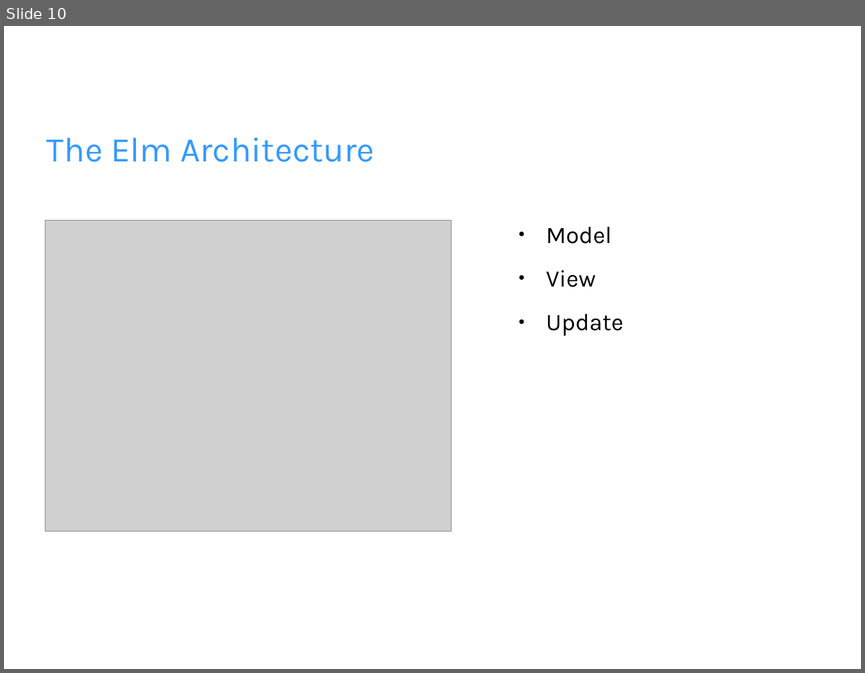
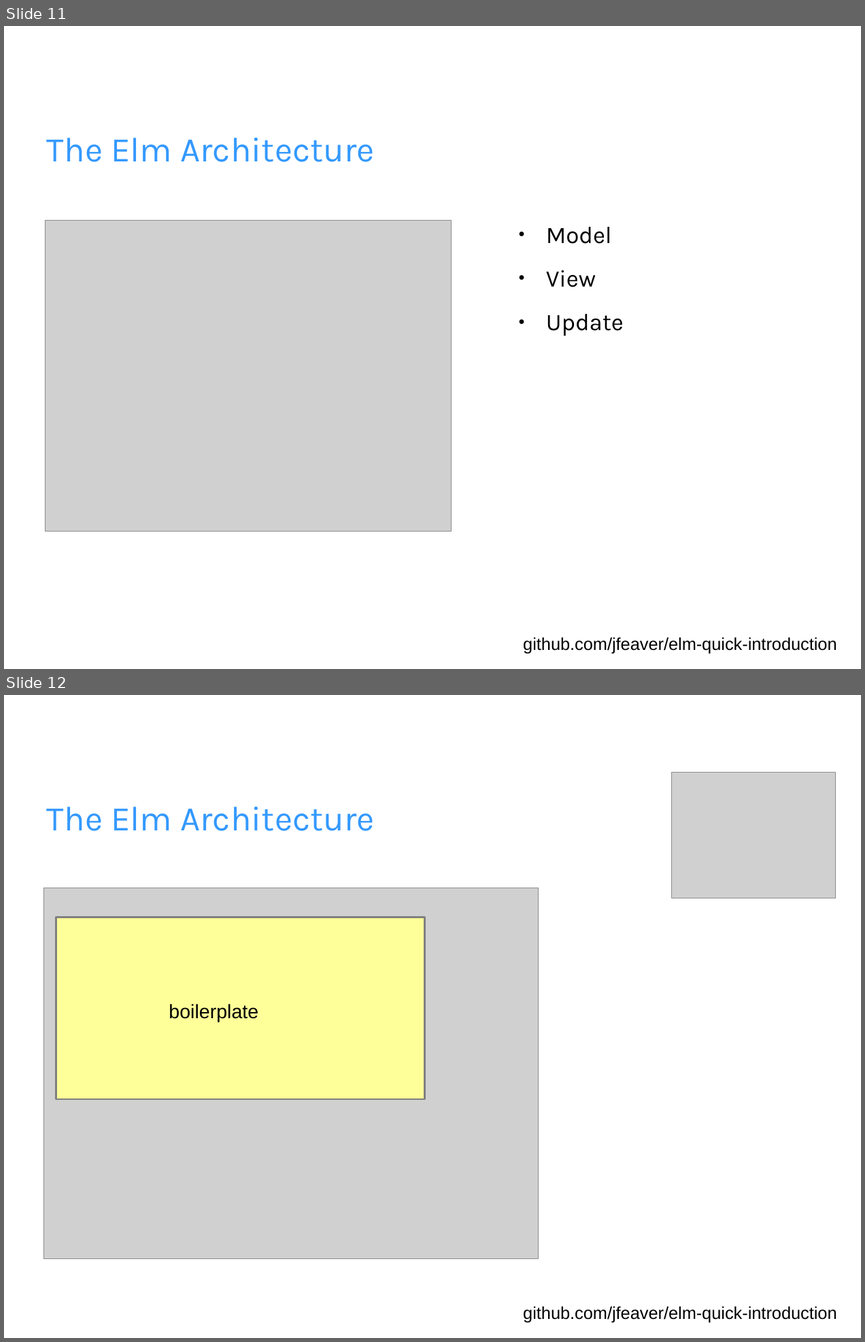
Before and after one commit to jfeaver/elm-quick-introduction, a slide deck: elm-intro.odp. Shown one above the other, each under a label of ours: slide 10 before the commit, slides 11 and 12 after it. The pictures are 865x673 and 865x1342 pixels, drawn with LibreOffice and Linux fonts; fonts in the diff are those of the drawing; grey boxes stand for pictures; background and template pictures are left out. Boxes give left, top, right and bottom in pixels: in the first picture for what was removed or moved away, otherwise in the second. Text is boxed around its words. In the diff, an @@ line names an element or a change of style, - is before the commit and + after.

```diff
--- a/elm-intro.odp
+++ b/elm-intro.odp
@@ slide 12 added at (4,695,861,1338), background picture (left out) @@
@@ picture added at (672,772,836,898) @@
@@ title added at (47,807,374,831), 32 pt, text #3399FF @@
+The Elm Architecture
@@ picture added at (43,888,538,1259) @@
@@ rectangle added at (56,917,425,1100), fill #FFFF99, outline #808080 1.7 pt @@
@@ text added at (169,1004,258,1022), 18 pt, text #000000 @@
+boilerplate
@@ text added at (523,1306,836,1323), 16 pt, text #000000 @@
+github.com/jfeaver/elm-quick-introduction
@@ what was slide 10 is now slide 11 @@
@@ slide 11 changed as well @@
@@ text added at (523,637,836,654), 16 pt, text #000000 @@
+github.com/jfeaver/elm-quick-introduction
```
Also in this commit, not shown: 10 other slides changed, 6 other slides added, 3 slides removed, 2 other files.
